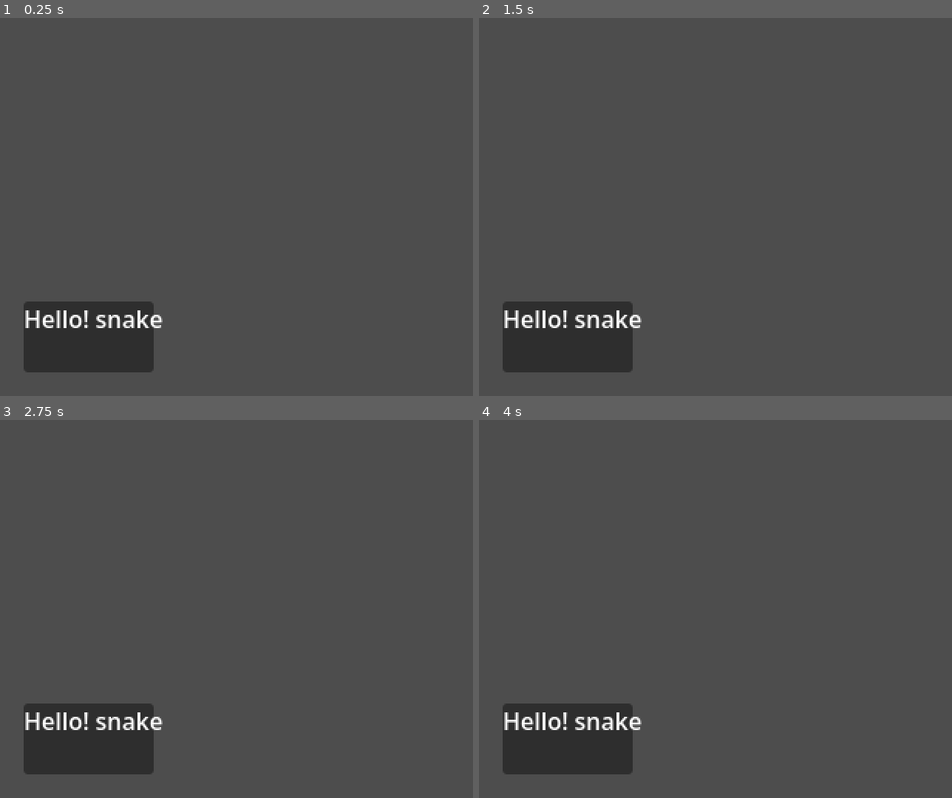
Above: before the commit, frames 1-4 (two rows, left to right).
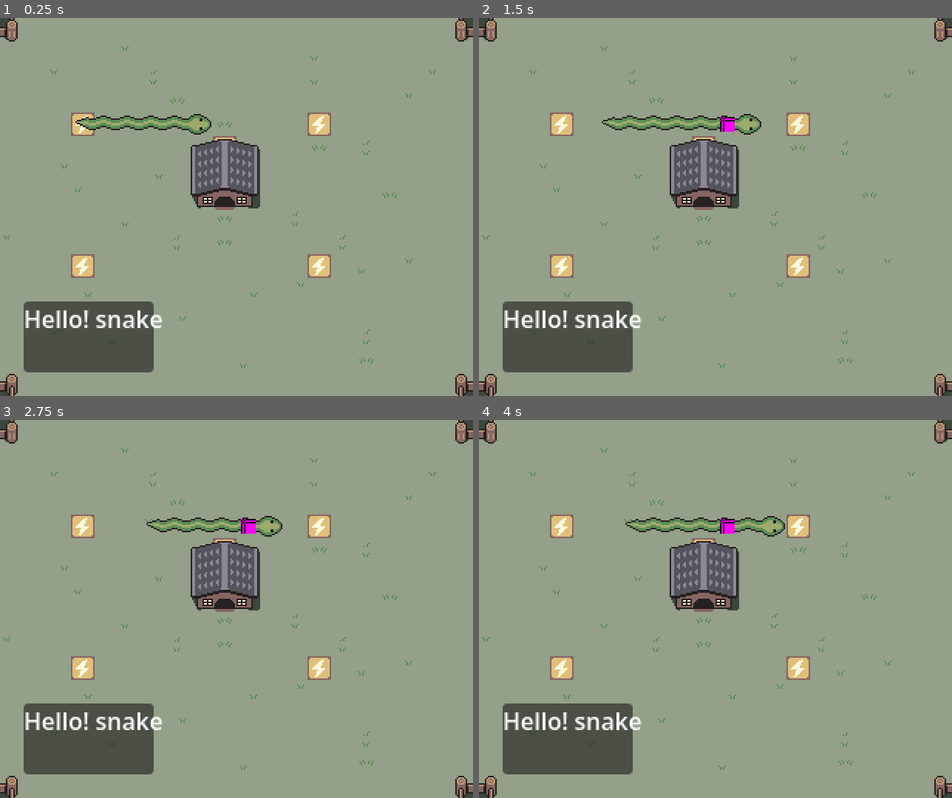
Above: after the commit, the same moments.

Repository: kalgynirae/ld59
Game: Godot game, scene res://scenes/game.tscn
Same seed, same stepped clock (60 frames per second), same inputs: the game is played once before the commit and once after it.
Inputs:
- Up to frame 1 (0.25 s): no input
- Up to frame 2 (1.5 s): hold L (move_right) 0.53-1.28 s; tap K (die) at 0.6 s; tap Enter at 1.25 s; hold J (move_down) from 1.28 s (still down); tap E (extend) at 1.35 s
- Up to frame 3 (2.75 s): tap Space at 2 s; release J (move_down) at 2.03 s; hold L (move_right) from 2.03 s (still down); tap R (retract) at 2.1 s
- Up to frame 4 (4 s): tap Enter at 2.75 s; release L (move_right) at 2.78 s; hold = (speed_up) 2.78-3.53 s; tap K (die) at 2.85 s; tap Space at 3.5 s; hold H (move_left) from 3.53 s (still down); tap E (extend) at 3.6 s

The runs differ from the first frame. In frame 1, 98% of the frame differs, in the area x 0-100%, y 0-100%; in frame 2, 98%; in frame 3, 98%; in frame 4, 98%.
Error before the commit: Attempt to call function 'init' in base 'null instance' on a null instance. (res://scenes/game.gd:91)

Commit message:
Restore the house texture

Diff:
--- a/scenes/map.tscn
+++ b/scenes/map.tscn
@@ -20,6 +20,7 @@
 [ext_resource type="Script" uid="uid://bstvrhb5dd184" path="res://scenes/river.gd" id="18_m335s"]
 [ext_resource type="PackedScene" uid="uid://cmrmeaha1n732" path="res://scenes/river_tile.tscn" id="19_6k6j1"]
 [ext_resource type="PackedScene" uid="uid://cetp8vlqg6p1p" path="res://scenes/bridge.tscn" id="20_sq6bu"]
+[ext_resource type="Texture2D" uid="uid://bkmwemf648t5b" path="res://images/house.png" id="19_m335s"]
 
 [sub_resource type="TileSetAtlasSource" id="TileSetAtlasSource_6k6j1"]
 texture = ExtResource("2_c70he")
